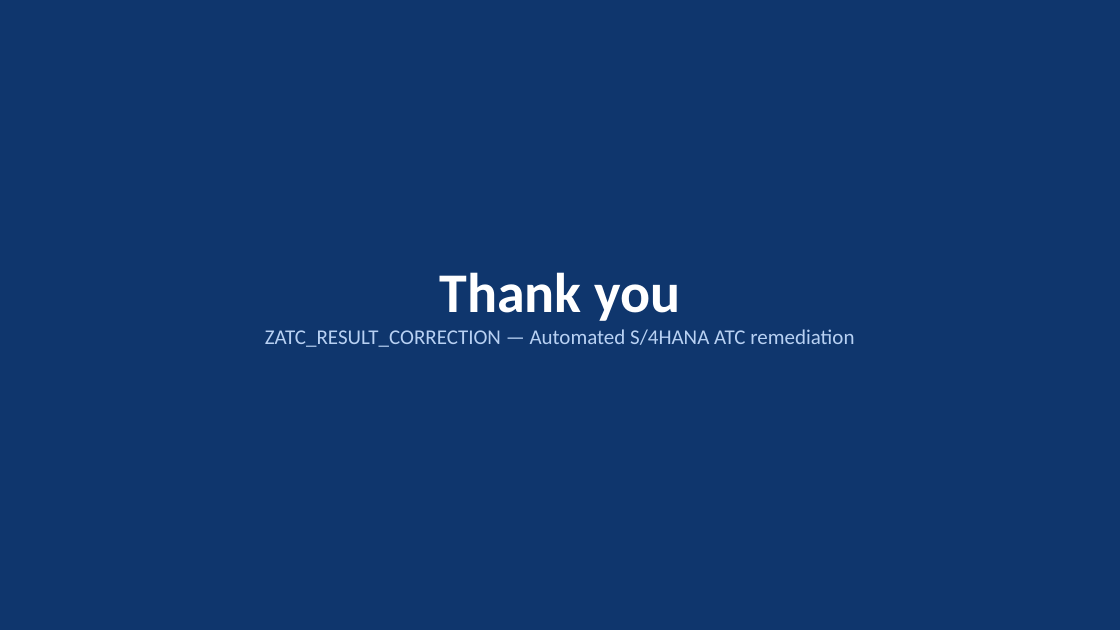
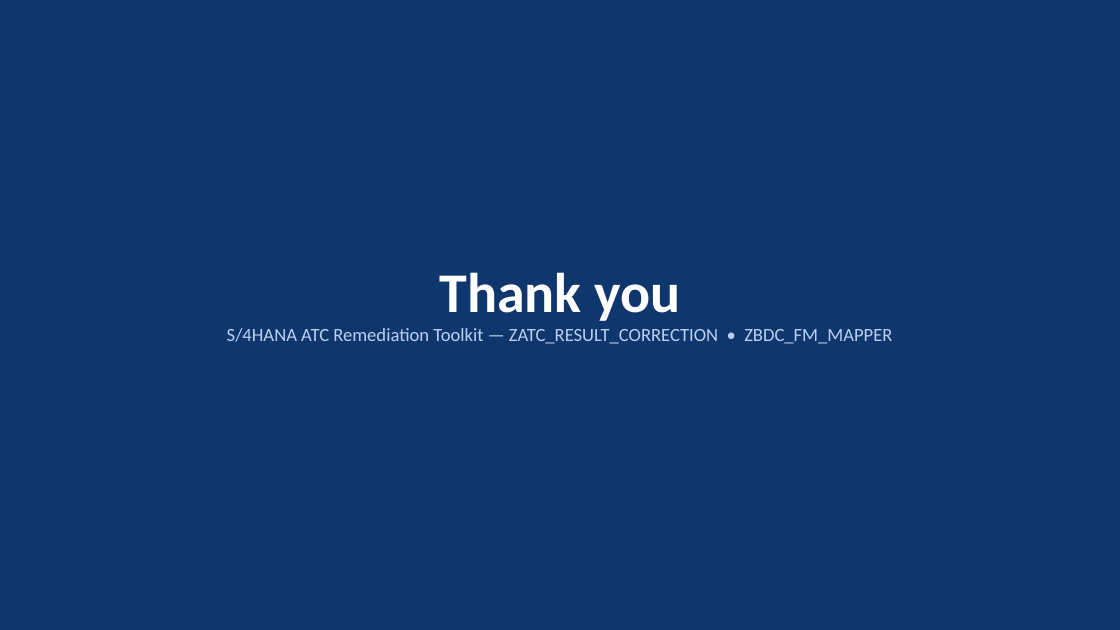
Before and after one commit to vaibhavdiligent/ONGC-CST-Purchase-Date-Sharing-, a slide deck: slide 30 of ZATC_RESULT_CORRECTION_CAPABILITIES.pptx (slide 23 before the commit). Drawn at 1120x630 pixels with LibreOffice and Linux fonts; fonts in the diff are those of the drawing. Boxes give left, top, right and bottom in pixels: in the first picture for what was removed or moved away, otherwise in the second. Text is boxed around its words. In the diff, an @@ line names an element or a change of style, - is before the commit and + after.

```diff
--- a/ZATC_RESULT_CORRECTION_CAPABILITIES.pptx
+++ b/ZATC_RESULT_CORRECTION_CAPABILITIES.pptx
@@ text at [227, 328, 892, 344]: text changed; size 18 to 16 pt @@
-ZATC_RESULT_CORRECTION — Automated S/4HANA ATC remediation
+S/4HANA ATC Remediation Toolkit — ZATC_RESULT_CORRECTION • ZBDC_FM_MAPPER
```
Also in this commit, not shown: 3 other slides changed, 7 slides added.
